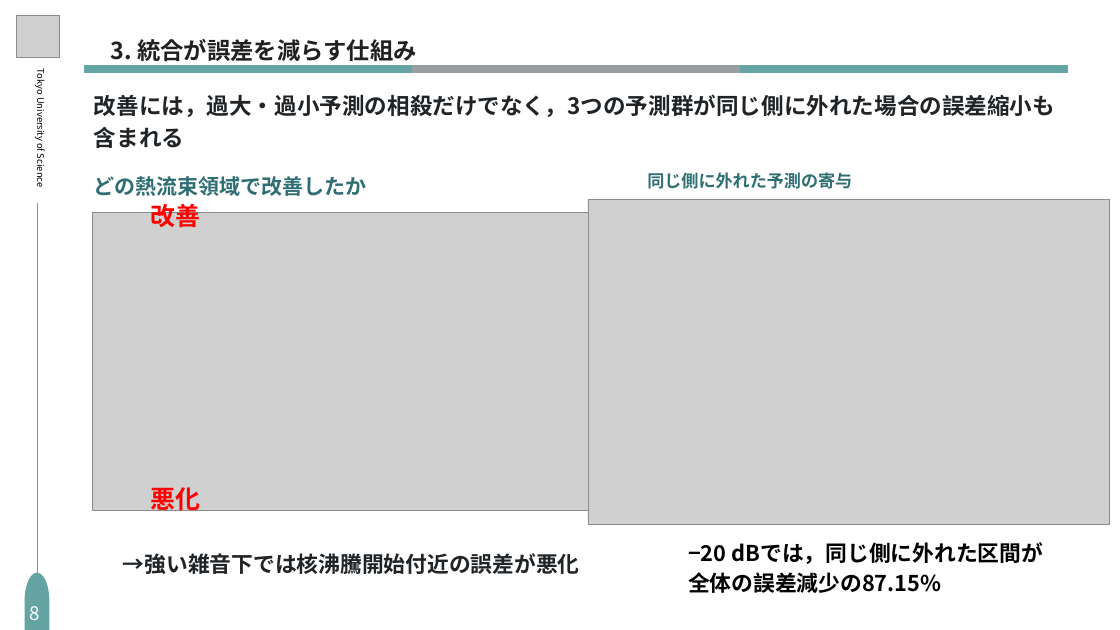
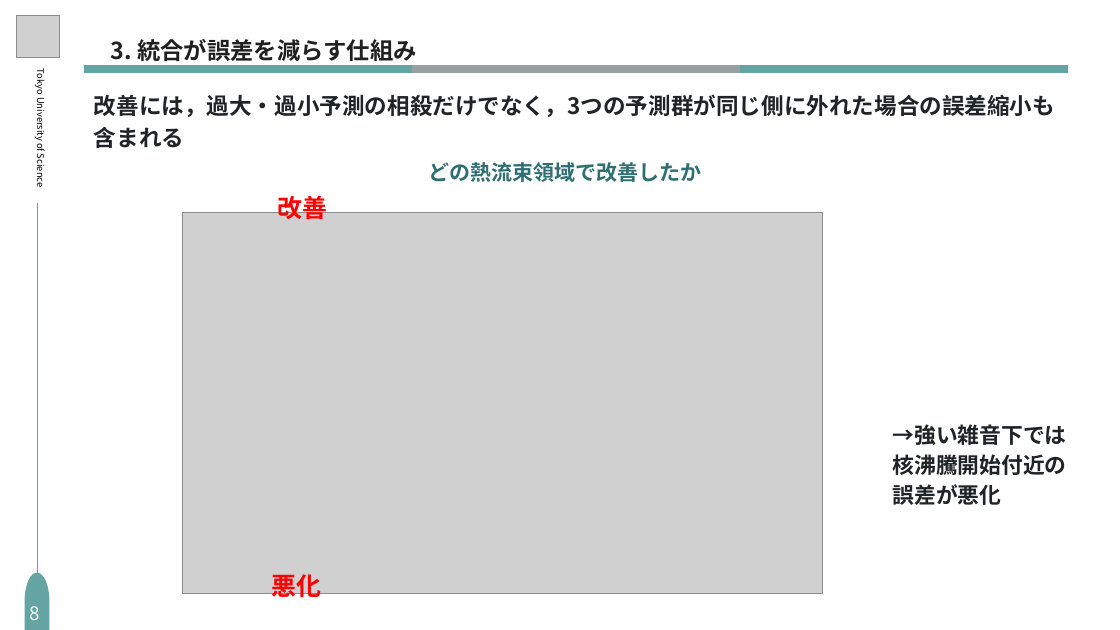
Before and after one commit to S-Riku-tus/university_research, a slide deck: slide 10 of 研究進捗報告/2026/1016（研究進捗報告）/研究進捗_1016_編集用_修正版.pptx. Drawn at 1120x630 pixels with LibreOffice and Linux fonts; fonts in the diff are those of the drawing; grey boxes stand for pictures. Boxes give left, top, right and bottom in pixels: in the first picture for what was removed or moved away, otherwise in the second. Text is boxed around its words. In the diff, an @@ line names an element or a change of style, - is before the commit and + after.

```diff
--- a/研究進捗報告/2026/1016（研究進捗報告）/研究進捗_1016_編集用_修正版.pptx
+++ b/研究進捗報告/2026/1016（研究進捗報告）/研究進捗_1016_編集用_修正版.pptx
@@ text "どの熱流束領域で改善したか": place and size @@
-text "どの熱流束領域で改善したか" at (94,176,367,196)
+text "どの熱流束領域で改善したか" at (429,162,702,182)
@@ text removed at (647,172,852,189) @@
-同じ側に外れた予測の寄与
@@ text "改善": place and size @@
-text "改善" at (151,200,201,232)
+text "改善" at (277,192,327,224)
@@ picture removed at (588,199,1109,525) @@
@@ picture: place and size @@
-picture at (92,213,594,511)
+picture at (182,213,822,593)
@@ text "→強い雑音下では核沸騰開始付近の誤差が悪化" rewrapped from (123,553,580,574) to (893,424,1067,505) @@
@@ text "悪化": place and size @@
-text "悪化" at (151,487,201,515)
+text "悪化" at (272,574,322,601)
@@ text removed at (688,542,1044,593) @@
-−20 dBでは，同じ側に外れた区間が
-全体の誤差減少の87.15%
```
Also in this commit, not shown: 11 other slides changed, 1 slide added, 1 slide removed.
